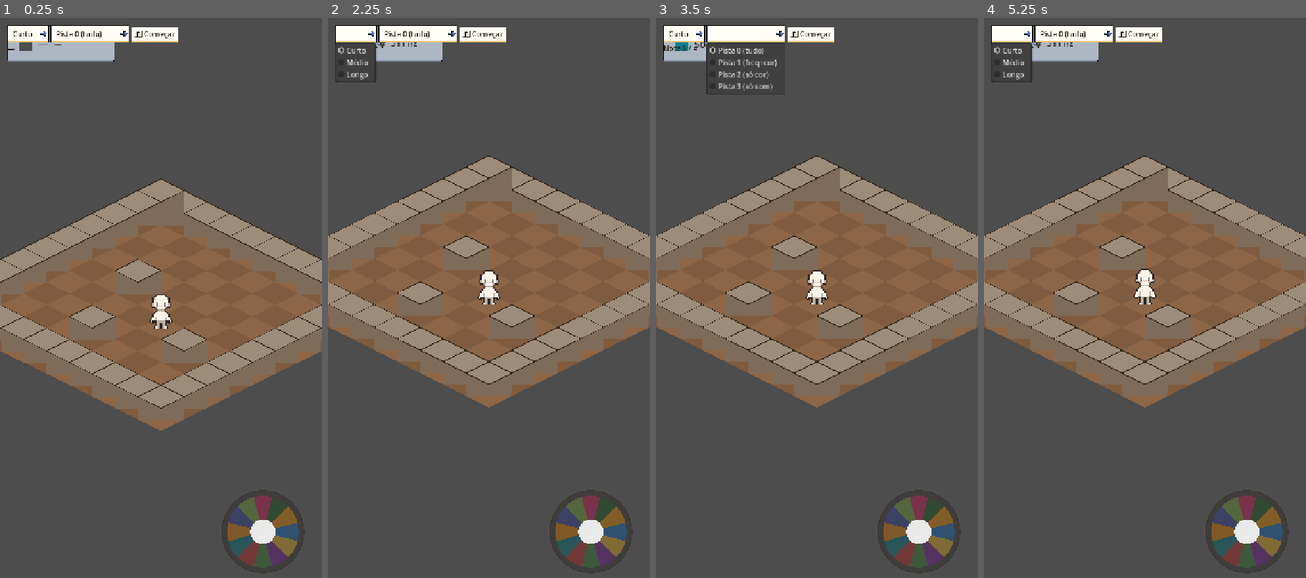
Above: before the commit, frames 1-4 (left to right).
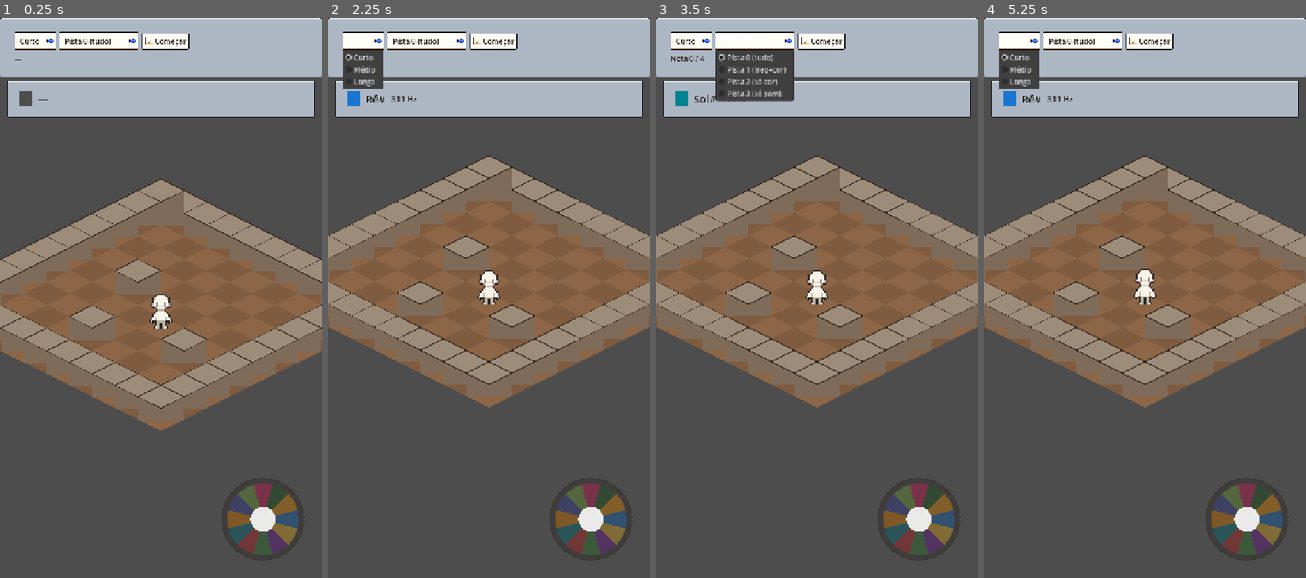
Above: after the commit, the same moments.

Repository: JDaniloC/BlindTuner
Game: Godot game, scene res://scenes/Playground.tscn
The game is run twice, just before and just after one commit, with the same random seed, the same clock (stepped at 60 frames per second) and the same inputs.
Inputs:
- Up to frame 1 (0.25 s): no input
- Up to frame 2 (2.25 s): click "Começar" at 0.5 s; click "Começar" at 1.25 s; click "Curto" at 2 s
- Up to frame 3 (3.5 s): click "Pista 0 (tudo)" at 2.75 s
- Up to frame 4 (5.25 s): click "Curto" at 3.5 s; click "Pista 0 (tudo)" at 4.25 s; click "Curto" at 5 s

The runs differ from the first frame. In frame 1, 18% of the frame differs, in the area x 0-100%, y 0-100%; in frame 2, 18%; in frame 3, 17%; in frame 4, 18%.

Commit message:
feat(godot): GameHUD por containers/anchors (retrato, sem overlap)
_ready reparenteado: PanelContainer topo (fundo claro p/ legibilidade) >
Margin > VBox; stats sob CenterContainer; NotePanel full-width no topo;
joystick reposicionado para 720x1280. Refs/sinais/métodos intactos.

Co-Authored-By: Claude Opus 4.7 <noreply@anthropic.com>

Diff:
--- a/godot/scenes/Playground.tscn
+++ b/godot/scenes/Playground.tscn
@@ -31,10 +31,11 @@
 color = Color(1, 0.4, 0.4, 0)
 
 [node name="NotePanel" parent="UI" instance=ExtResource("4")]
+anchor_right = 1.0
 offset_left = 16.0
-offset_top = 16.0
-offset_right = 256.0
-offset_bottom = 76.0
+offset_top = 140.0
+offset_right = -16.0
+offset_bottom = 216.0
 
 [node name="DirectionJoystick" parent="UI" instance=ExtResource("3")]
 anchor_left = 1.0
@@ -42,8 +43,8 @@
 anchor_right = 1.0
 anchor_bottom = 1.0
 offset_left = -232.0
-offset_top = -232.0
+offset_top = -260.0
 offset_right = -32.0
-offset_bottom = -32.0
+offset_bottom = -60.0
 
 [node name="GameHUD" parent="UI" instance=ExtResource("91")]
--- a/godot/scripts/GameHUD.gd
+++ b/godot/scripts/GameHUD.gd
@@ -16,35 +16,55 @@
 
 func _ready() -> void:
 	theme = UI_THEME
-	var top := HBoxContainer.new()
-	top.position = Vector2(16, 16)
-	add_child(top)
+	set_anchors_preset(Control.PRESET_FULL_RECT)
+
+	var top_panel := PanelContainer.new()
+	top_panel.set_anchors_preset(Control.PRESET_TOP_WIDE)
+	add_child(top_panel)
+
+	var top_margin := MarginContainer.new()
+	top_margin.add_theme_constant_override("margin_left", 16)
+	top_margin.add_theme_constant_override("margin_top", 16)
+	top_margin.add_theme_constant_override("margin_right", 16)
+	top_margin.add_theme_constant_override("margin_bottom", 16)
+	top_panel.add_child(top_margin)
+
+	var top_vbox := VBoxContainer.new()
+	top_vbox.add_theme_constant_override("separation", 8)
+	top_margin.add_child(top_vbox)
+
+	var row := HBoxContainer.new()
+	row.add_theme_constant_override("separation", 8)
+	top_vbox.add_child(row)
 
 	_preset_opt = OptionButton.new()
 	for p in SequencePresets.ALL:
 		_preset_opt.add_item(p.label)
-	top.add_child(_preset_opt)
+	row.add_child(_preset_opt)
 
 	_cue_opt = OptionButton.new()
 	for lvl in ["Pista 0 (tudo)", "Pista 1 (freq+cor)", "Pista 2 (só cor)", "Pista 3 (só som)"]:
 		_cue_opt.add_item(lvl)
-	top.add_child(_cue_opt)
+	row.add_child(_cue_opt)
 
 	_start_btn = Button.new()
 	_start_btn.text = "Começar"
 	_start_btn.icon = PLAY_ICON
 	_start_btn.pressed.connect(_on_start_pressed)
-	top.add_child(_start_btn)
+	row.add_child(_start_btn)
 
 	_progress = Label.new()
-	_progress.position = Vector2(16, 56)
 	_progress.text = "—"
-	add_child(_progress)
+	top_vbox.add_child(_progress)
+
+	var stats_center := CenterContainer.new()
+	stats_center.set_anchors_preset(Control.PRESET_FULL_RECT)
+	stats_center.mouse_filter = Control.MOUSE_FILTER_IGNORE
+	add_child(stats_center)
 
 	_stats_panel = PanelContainer.new()
-	_stats_panel.position = Vector2(16, 88)
 	_stats_panel.visible = false
-	add_child(_stats_panel)
+	stats_center.add_child(_stats_panel)
 	var col := VBoxContainer.new()
 	_stats_panel.add_child(col)
 	_stats_label = Label.new()
--- a/godot/tests/test_ui_theme.gd
+++ b/godot/tests/test_ui_theme.gd
@@ -59,3 +59,22 @@
 		var c: Color = t.get_color("font_color", ty)
 		assert_true(c.get_luminance() < 0.5, "%s/font_color deve ser escuro" % ty)
 		assert_eq(c, Color(0.16, 0.13, 0.10), "%s/font_color valor exato" % ty)
+
+func test_gamehud_layout_uses_containers():
+	var h = preload("res://scenes/GameHUD.tscn").instantiate()
+	add_child_autofree(h)
+	assert_eq(h.anchor_right, 1.0, "GameHUD root anchor_right=1.0 (preenche viewport)")
+	assert_eq(h.anchor_bottom, 1.0, "GameHUD root anchor_bottom=1.0 (preenche viewport)")
+	assert_true(h._stats_panel.get_parent() is CenterContainer,
+		"_stats_panel deve estar sob CenterContainer")
+	assert_true(h._progress.get_parent() is VBoxContainer,
+		"_progress deve estar sob VBoxContainer")
+	assert_true(h._preset_opt.get_parent() is HBoxContainer,
+		"_preset_opt deve estar sob HBoxContainer")
+
+func test_gamehud_stats_overlay_does_not_block_input():
+	var h = preload("res://scenes/GameHUD.tscn").instantiate()
+	add_child_autofree(h)
+	var center = h._stats_panel.get_parent()
+	assert_eq(center.mouse_filter, Control.MOUSE_FILTER_IGNORE,
+		"overlay full-rect dos stats não pode capturar input (bloqueava botões/joystick)")
